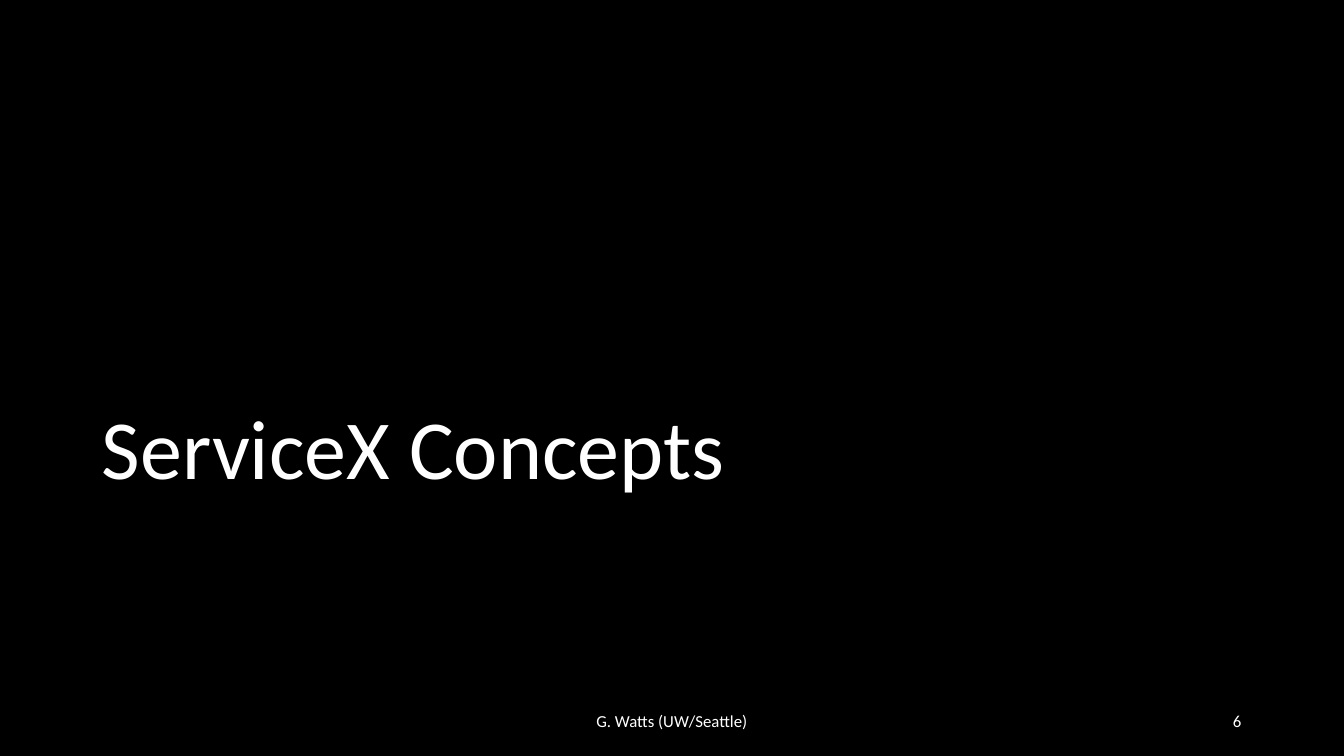
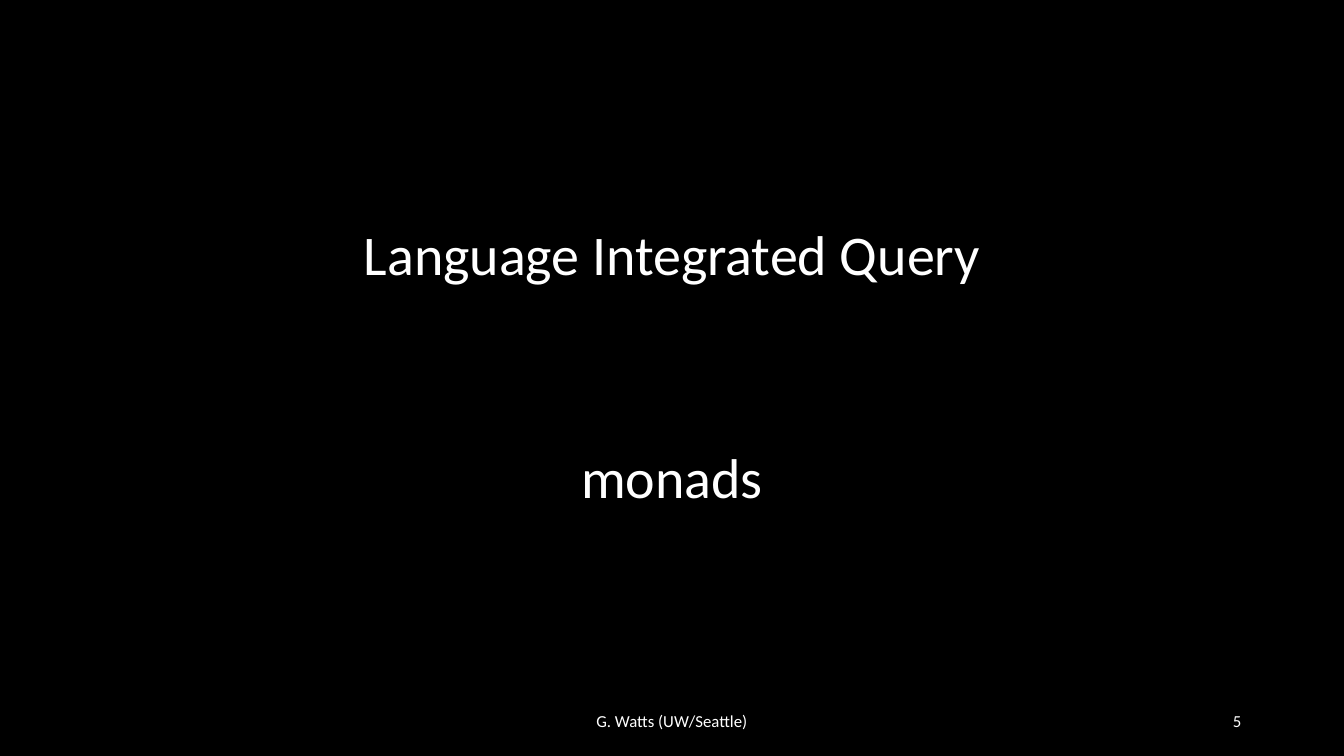
Before and after one commit to iris-hep/agc-workshop-2022-servicex, a slide deck: slide 5 of servicex.pptx (slide 6 before the commit). Drawn at 1344x756 pixels with LibreOffice and Linux fonts; fonts in the diff are those of the drawing. Boxes give left, top, right and bottom in pixels: in the first picture for what was removed or moved away, otherwise in the second. Text is boxed around its words. In the diff, an @@ line names an element or a change of style, - is before the commit and + after.

```diff
--- a/servicex.pptx
+++ b/servicex.pptx
@@ text added at (364,236,980,285), 40 pt, text #FFFFFF @@
+Language Integrated Query
@@ title removed at (102,421,724,493) @@
-ServiceX Concepts
@@ text added at (581,459,763,499), 40 pt, text #FFFFFF @@
+monads
@@ page number at (1233,716,1241,727): text changed @@
-6
+5
```
Also in this commit, not shown: 8 other slides changed, 15 slides added, 2 slides removed, 2 other files.
